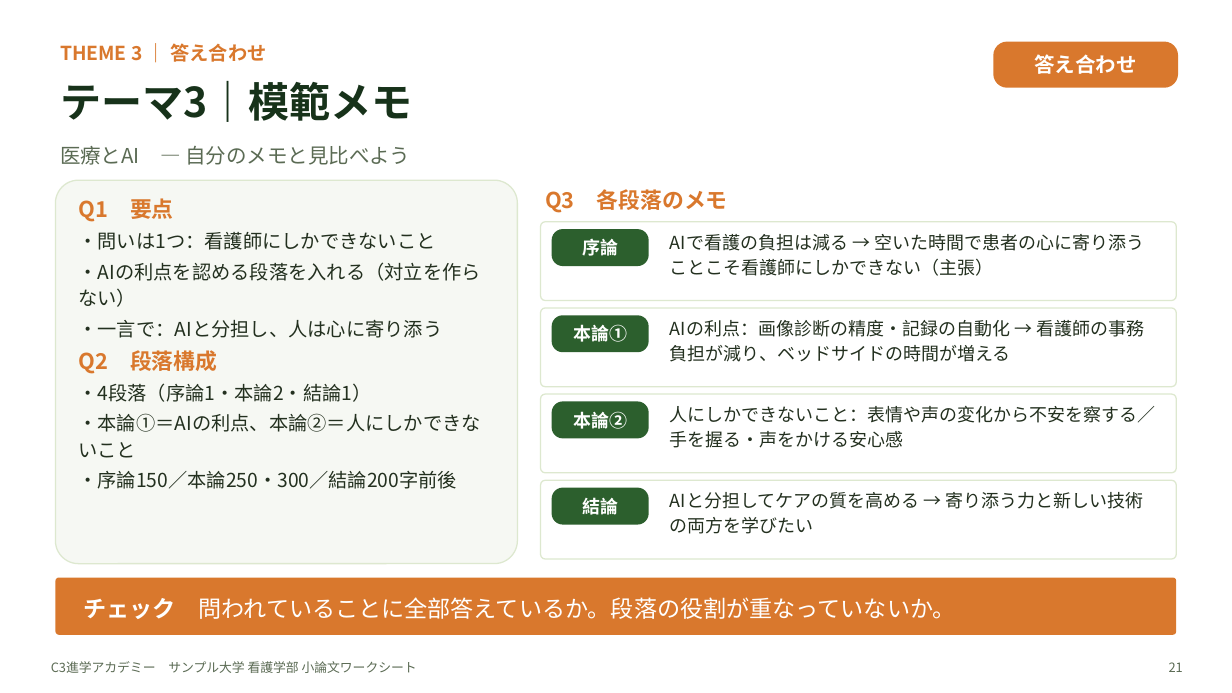
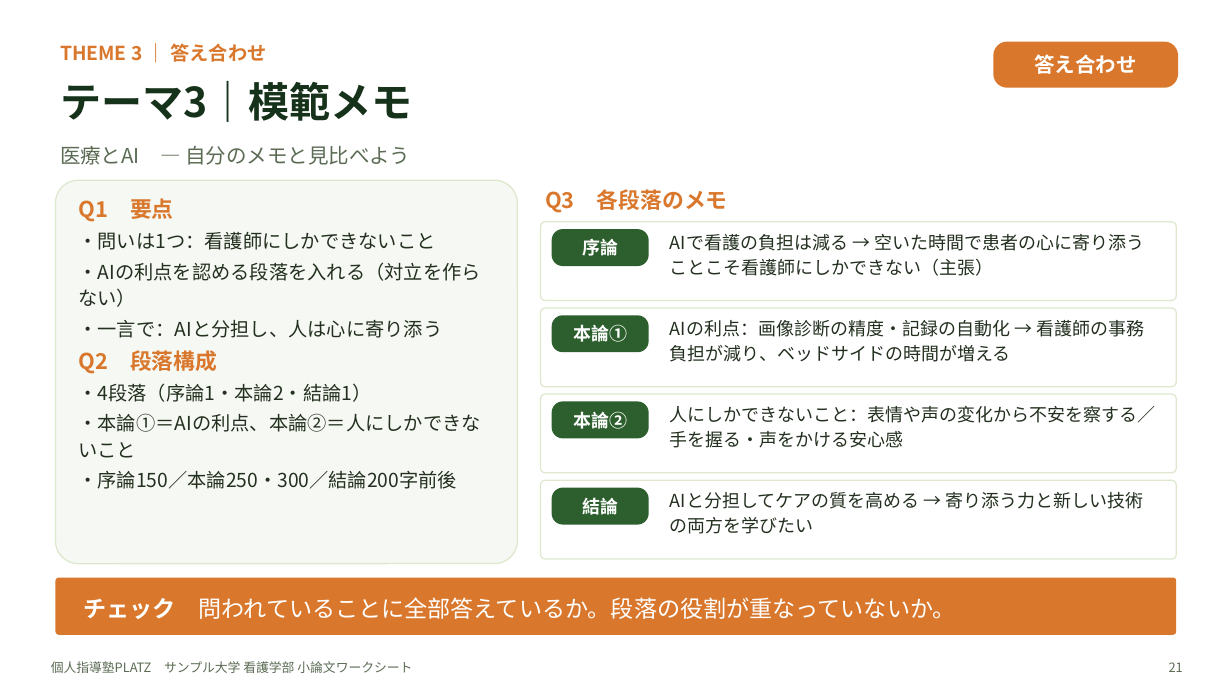
Before and after one commit to platzgod/PLATZAI-, a slide deck: slide 21 of 小論文添削（ショー）/ワークシート/サンプル大学_看護学部_小論文ワークシート.pptx. Drawn at 1232x693 pixels with LibreOffice and Linux fonts; fonts in the diff are those of the drawing. Boxes give left, top, right and bottom in pixels: in the first picture for what was removed or moved away, otherwise in the second. Text is boxed around its words. In the diff, an @@ line names an element or a change of style, - is before the commit and + after.

```diff
--- a/小論文添削（ショー）/ワークシート/サンプル大学_看護学部_小論文ワークシート.pptx
+++ b/小論文添削（ショー）/ワークシート/サンプル大学_看護学部_小論文ワークシート.pptx
@@ text at (x1=51, y1=661, x2=412, y2=673): text changed @@
-C3進学アカデミー サンプル大学 看護学部 小論文ワークシート
+個人指導塾PLATZ サンプル大学 看護学部 小論文ワークシート
```
Also in this commit, not shown: 23 other slides changed, 10 other files.
